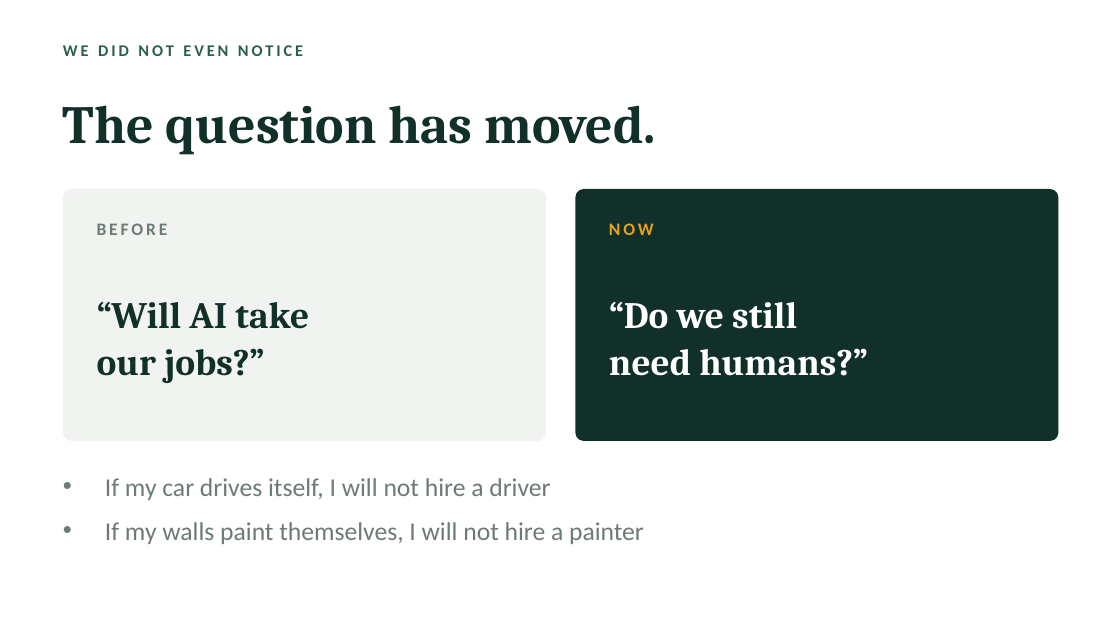
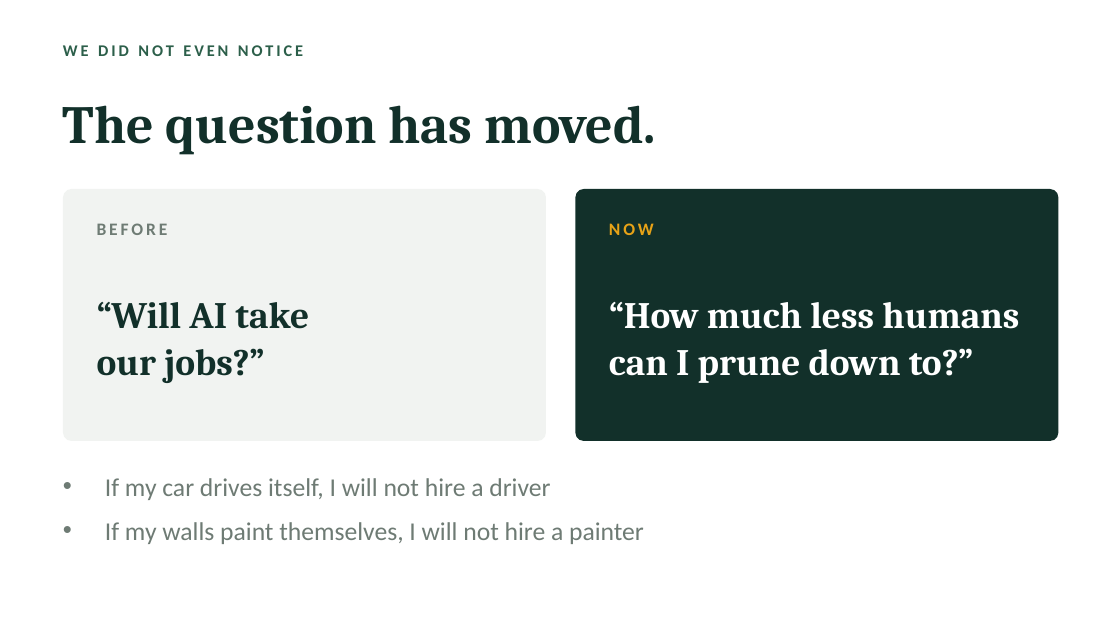
Before and after one commit to RAINigeria/study, a slide deck: slide 10 of iesa.pptx. Drawn at 1120x630 pixels with LibreOffice and Linux fonts; fonts in the diff are those of the drawing. Boxes give left, top, right and bottom in pixels: in the first picture for what was removed or moved away, otherwise in the second. Text is boxed around its words. In the diff, an @@ line names an element or a change of style, - is before the commit and + after.

```diff
--- a/iesa.pptx
+++ b/iesa.pptx
@@ text at <box>609,302,1019,383</box>: text changed @@
-“Do we still
-need humans?”
+“How much less humans can I prune down to?”
```
Also in this commit, not shown: 15 other slides changed, 2 slides added, 1 other file.
